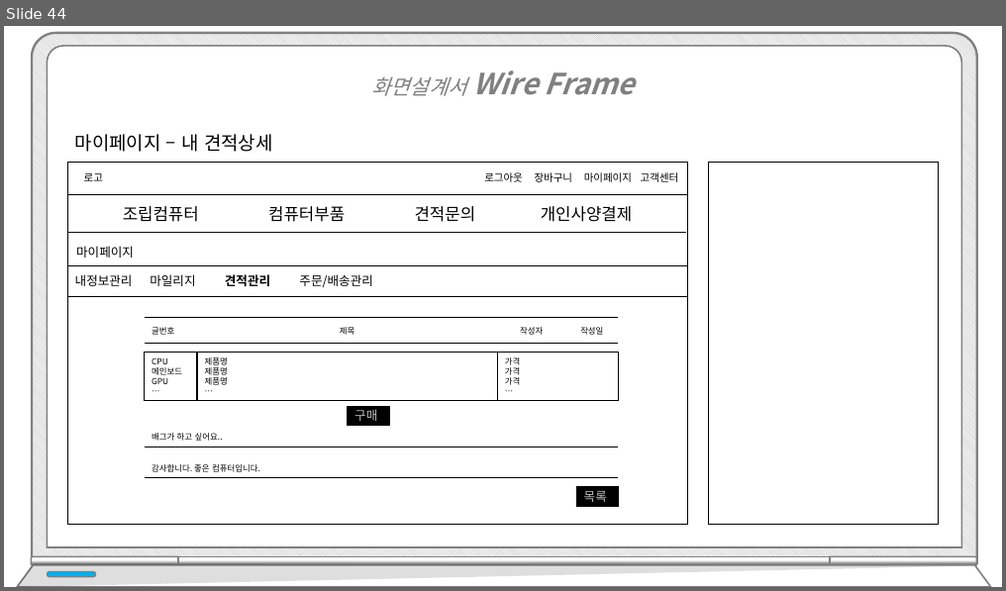
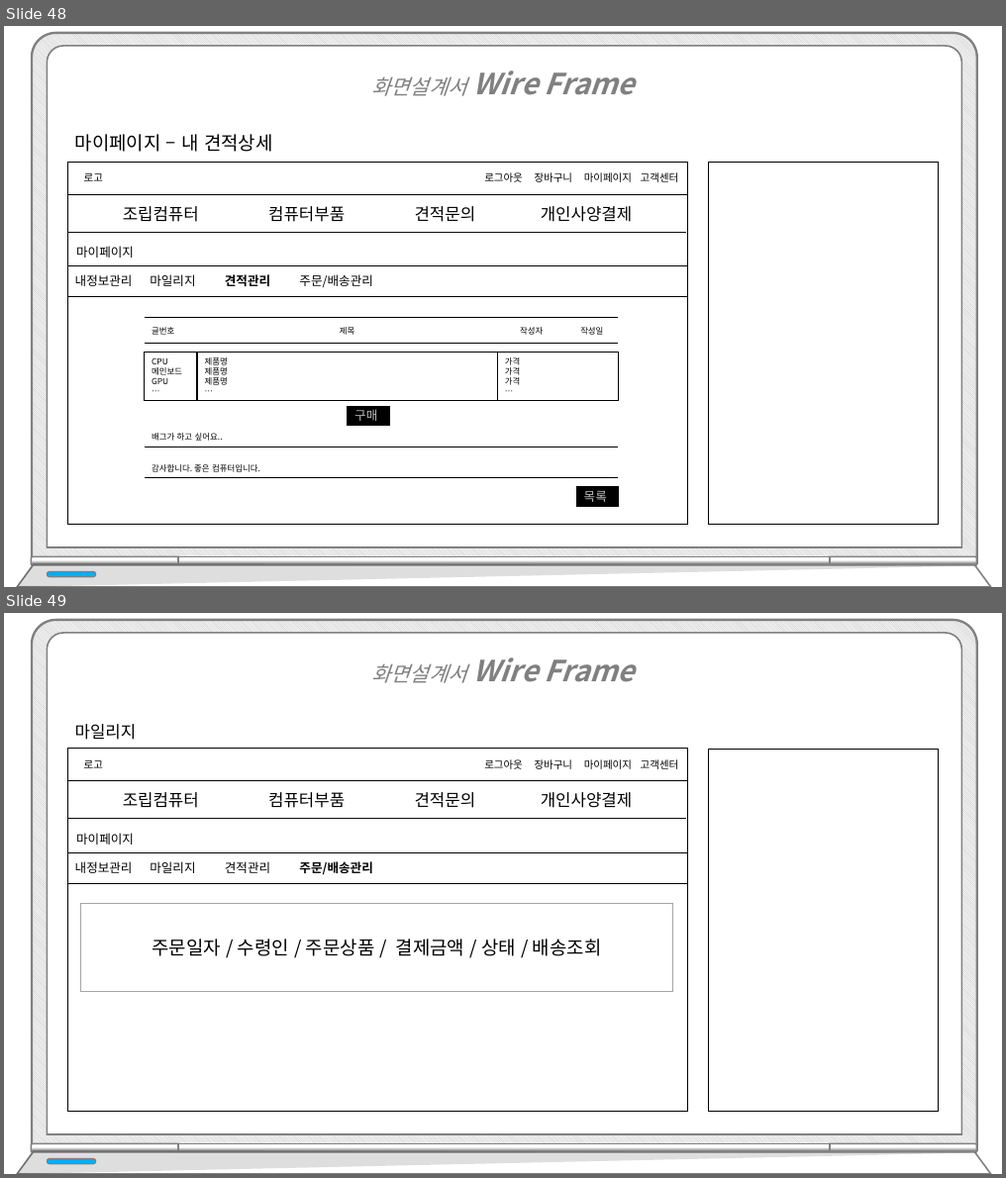
Before and after one commit to hhsw07/ezen-academy-projects, a slide deck: WebContent/발표/프로젝트5.pptx. Shown one above the other, each under a label of ours: slide 44 before the commit, slides 48 and 49 after it. The pictures are 1006x591 and 1006x1178 pixels, drawn with LibreOffice and Linux fonts; fonts in the diff are those of the drawing. Boxes give left, top, right and bottom in pixels: in the first picture for what was removed or moved away, otherwise in the second. Text is boxed around its words. In the diff, an @@ line names an element or a change of style, - is before the commit and + after.

```diff
--- a/WebContent/발표/프로젝트5.pptx
+++ b/WebContent/발표/프로젝트5.pptx
@@ slide 49 added at (4, 613, 1002, 1174), background #FFFFFF @@
@@ text added at (371, 658, 635, 683), 28 pt, text #808080, bold, italic @@
+화면설계서 Wire Frame
@@ text added at (75, 724, 137, 740), 16 pt, text #000000 @@
+마일리지
@@ rectangle added at (67, 750, 687, 1112), fill #FFFFFF, outline #000000 1 pt @@
@@ rectangle added at (67, 749, 687, 781), fill #FFFFFF, outline #000000 1 pt @@
@@ text added at (84, 761, 103, 768), 10 pt, text #000000 @@
+로고
@@ text added at (484, 760, 679, 769), 10 pt, text #000000 @@
+로그아웃 장바구니 마이페이지 고객센터
@@ rectangle added at (709, 750, 939, 1112), fill #FFFFFF, outline #000000 1 pt @@
@@ line added from (67, 818) to (686, 818), #0D0D0D 0.5 pt @@
@@ text added at (123, 792, 632, 808), 16 pt, text #000000 @@
+조립컴퓨터 컴퓨터부품 견적문의 개인사양결제
@@ text added at (76, 833, 134, 845), 12 pt, text #000000 @@
+마이페이지
@@ rectangle added at (67, 854, 687, 884), fill #FFFFFF, outline #000000 1 pt, 12 pt, text #000000 @@
+내정보관리 마일리지 견적관리 주문/배송관리
@@ rectangle added at (81, 904, 673, 992), fill #FFFFFF, outline #A5A5A5 1 pt, 18 pt, text #000000 @@
+주문일자 / 수령인 / 주문상품 / 결제금액 / 상태 / 배송조회
@@ group added at (17, 620, 991, 1174): 5 round same rects, 2 freeform shapes, 1 rounded rectangle @@
@@ what was slide 44 is now slide 48 @@
```
Also in this commit, not shown: 1 slide changed, 8 other slides added, 1 other file.
